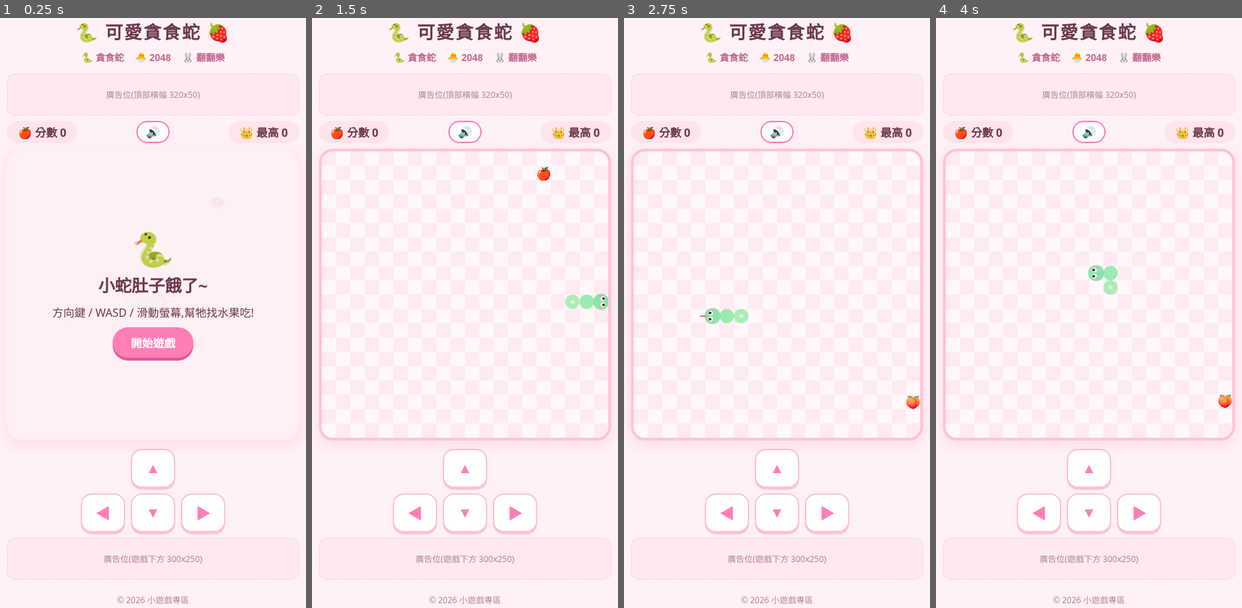
Above: before the commit, frames 1-4 (left to right).
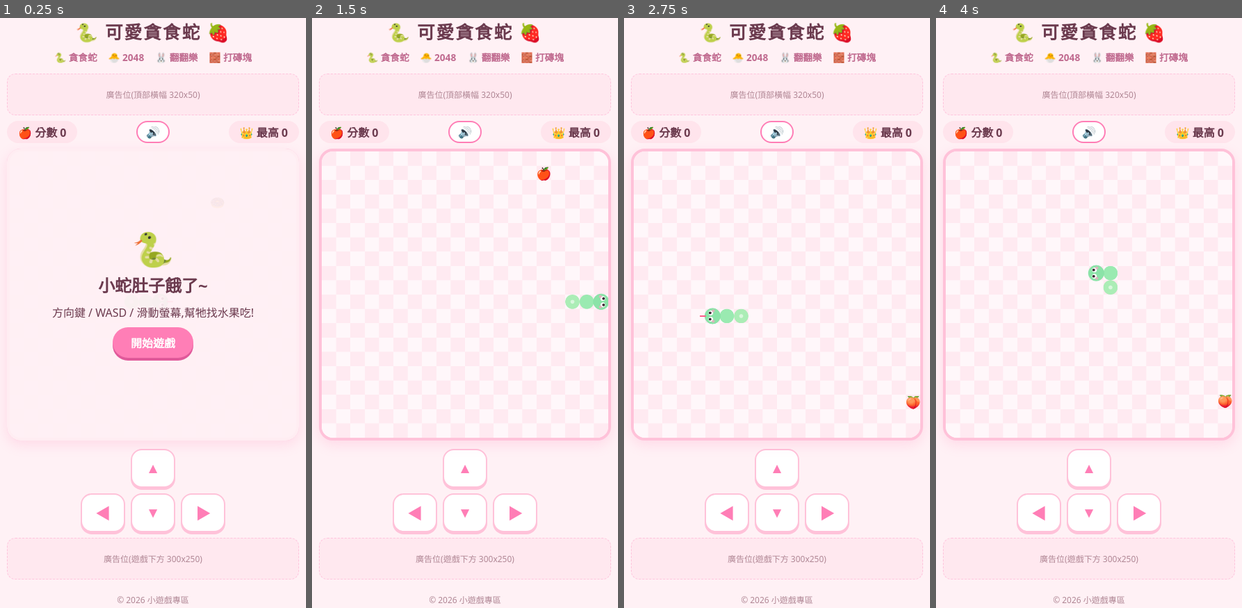
Above: after the commit, the same moments.

Repository: jimin54/Gamezone
Game: browser game, page index.html
Same seed, same stepped clock (60 frames per second), same inputs: the game is played once before the commit and once after it.
Inputs (mouse positions are in pixels of both pictures, inside the frame that each line leads up to):
- Up to frame 1 (0.25 s): no input
- Up to frame 2 (1.5 s): click "開始遊戲" at 0.27 s; hold Right from 1.03 s (still down); click (465, 324) at 1.07 s; tap Space at 1.1 s
- Up to frame 3 (2.75 s): release Right at 1.53 s; hold Down 1.58-1.85 s; tap Space at 1.6, 2.1, 2.6 s; click (718, 265) at 1.67 s; hold Left 1.9-2.47 s; click "🔊" at 2.02 s; click (835, 248) at 2.27 s; tap A at 2.52 s; hold Up from 2.52 s (still down)
- Up to frame 4 (4 s): release Up at 2.82 s; click (1131, 354) at 2.87 s; hold Right 2.87-3.53 s; tap Space at 3.1, 3.6 s; click (1015, 366) at 3.47 s; tap D at 3.52 s; hold Up 3.58-3.82 s; hold Left from 3.87 s (still down)

The runs differ from the first frame. In frame 1, 0.7% of the frame differs, in the area x 17-83%, y 5-8%; in frame 2, 0.7%; in frame 3, 0.7%; in frame 4, 0.7%.

Commit message:
Add files via upload

Diff:
--- a/2048.html
+++ b/2048.html
@@ -52,7 +52,7 @@
 </head>
 <body>
   <h1>🐣 可愛 2048 🌈</h1>
-  <nav><a href="index.html">🐍 貪食蛇</a><a href="2048.html">🐣 2048</a><a href="memory.html">🐰 翻翻樂</a></nav>
+  <nav><a href="index.html">🐍 貪食蛇</a><a href="2048.html">🐣 2048</a><a href="memory.html">🐰 翻翻樂</a><a href="breakout.html">🧱 打磚塊</a></nav>
 
   <!-- ====== 廣告位 1:頂部橫幅 ====== -->
   <div class="ad" id="ad-top">廣告位(頂部橫幅 320x50)</div>
--- /dev/null
+++ b/breakout.html
@@ -0,0 +1,378 @@
+<!DOCTYPE html>
+<html lang="zh-Hant">
+<head>
+<meta charset="UTF-8">
+<meta name="viewport" content="width=device-width, initial-scale=1, user-scalable=no">
+<title>可愛打磚塊 - 免費線上小遊戲</title>
+<meta name="description" content="超可愛的打磚塊線上免費玩,接住愛心和糖果道具,手機電腦都能玩,挑戰你的最高分!">
+<meta property="og:title" content="可愛打磚塊 - 免費線上小遊戲">
+<meta property="og:description" content="超可愛的打磚塊線上免費玩,挑戰你的最高分!">
+
+<!-- ====== 變現:通過 AdSense 審核後,取消註解並換成你的 ID ======
+<script async src="https://pagead2.googlesyndication.com/pagead/js/adsbygoogle.js?client=ca-pub-XXXXXXXXXXXXXXXX" crossorigin="anonymous"></script>
+-->
+
+<style>
+  :root { --bg:#fff1f5; --card:#ffe4ec; --accent:#ff7eb6; --text:#6b3a4e; }
+  * { box-sizing:border-box; -webkit-tap-highlight-color:transparent; }
+  body { margin:0; background:var(--bg); color:var(--text); font-family:"Noto Sans TC",system-ui,-apple-system,sans-serif;
+         display:flex; flex-direction:column; align-items:center; min-height:100vh; padding:12px; }
+  h1 { margin:4px 0 4px; font-size:1.6rem; letter-spacing:2px; }
+  nav { font-size:.85rem; margin-bottom:6px; }
+  nav a { color:#c06a8f; margin:0 8px; text-decoration:none; font-weight:600; }
+  nav a:hover { color:var(--accent); }
+  .ad { width:100%; max-width:420px; min-height:60px; margin:8px 0; background:#ff7eb614; border:1px dashed #ff7eb655;
+        border-radius:12px; display:flex; align-items:center; justify-content:center; font-size:.75rem; color:#b08795; overflow:hidden; }
+  .bar { width:100%; max-width:420px; display:flex; justify-content:space-between; align-items:center; margin-bottom:8px; gap:6px; font-weight:700; font-size:.9rem; }
+  .box { background:var(--card); border-radius:16px; padding:4px 10px; text-align:center; min-width:56px; }
+  .box small { display:block; font-size:.62rem; color:#b08795; font-weight:500; }
+  .wrap { position:relative; width:100%; max-width:420px; }
+  canvas { width:100%; aspect-ratio:400/560; border-radius:20px; display:block; touch-action:none;
+           border:4px solid #ffc2d9; box-shadow:0 6px 18px #ff7eb633; background:#fff7fa; }
+  .overlay { position:absolute; inset:0; background:#fff1f5ee; border-radius:20px; display:flex; flex-direction:column;
+             align-items:center; justify-content:center; gap:10px; text-align:center; padding:16px; }
+  .overlay.hidden { display:none; }
+  .big { font-size:3rem; line-height:1; }
+  button { background:var(--accent); color:#fff; border:0; border-radius:999px; padding:10px 26px; font-size:1rem; font-weight:700; cursor:pointer;
+           box-shadow:0 4px 0 #e0599a; }
+  button:active { transform:translateY(2px); box-shadow:0 2px 0 #e0599a; }
+  button.ghost { background:#fff; color:var(--accent); border:2px solid var(--accent); box-shadow:none; }
+  button.hidden { display:none; }
+  .tools { width:100%; max-width:420px; text-align:center; margin-top:10px; font-size:.8rem; color:#b08795; line-height:1.6; }
+  footer { margin-top:auto; padding:12px; font-size:.75rem; color:#b08795; }
+</style>
+</head>
+<body>
+  <h1>🧱 可愛打磚塊 🍬</h1>
+  <nav><a href="index.html">🐍 貪食蛇</a><a href="2048.html">🐣 2048</a><a href="memory.html">🐰 翻翻樂</a><a href="breakout.html">🧱 打磚塊</a></nav>
+
+  <!-- ====== 廣告位 1:頂部橫幅 ====== -->
+  <div class="ad" id="ad-top">廣告位(頂部橫幅 320x50)</div>
+
+  <div class="bar">
+    <div class="box"><small>分數</small><span id="score">0</span></div>
+    <div class="box"><small>關卡</small><span id="level">1</span></div>
+    <div class="box"><small>生命</small><span id="lives">❤️❤️❤️</span></div>
+    <button class="ghost" id="muteBtn" style="padding:4px 12px;box-shadow:none" aria-label="音效開關">🔊</button>
+    <div class="box"><small>最高</small><span id="best">0</span></div>
+  </div>
+
+  <div class="wrap">
+    <canvas id="c" width="800" height="1120"></canvas>
+    <div class="overlay" id="overlay">
+      <div class="big" id="ovEmoji">🧱</div>
+      <h2 id="ovTitle" style="margin:0">準備好打磚塊了嗎?</h2>
+      <div id="ovMsg">手指放在小板下方左右滑動控制小板,點一下發球!</div>
+      <button id="startBtn">開始遊戲</button>
+      <button class="ghost hidden" id="shareBtn">邀請朋友來挑戰</button>
+    </div>
+  </div>
+
+  <div class="tools">手指放在小板下方的空白處左右滑動,小板會跟著移動(不用對準小板)<br>接住 💗 加一條命、🍬 讓小板變寬<br>電腦可用滑鼠、方向鍵 / A D,空白鍵發球</div>
+
+  <!-- ====== 廣告位 2:遊戲下方 ====== -->
+  <div class="ad" id="ad-bottom">廣告位(遊戲下方 300x250)</div>
+
+  <footer>© 2026 小遊戲專區</footer>
+
+<script>
+(() => {
+  const W = 400, H = 560;
+  const $ = id => document.getElementById(id);
+  const cv = $('c'), ctx = cv.getContext('2d');
+  ctx.scale(2, 2);
+  const overlay = $('overlay'), startBtn = $('startBtn'), shareBtn = $('shareBtn');
+
+  // ====== 音效(Web Audio,不需要音檔) ======
+  let audio = null, muted = false;
+  try { muted = localStorage.getItem('muteBreakout') === '1'; } catch(e) {}
+  const muteBtn = $('muteBtn');
+  muteBtn.textContent = muted ? '🔇' : '🔊';
+  muteBtn.onclick = () => {
+    muted = !muted;
+    muteBtn.textContent = muted ? '🔇' : '🔊';
+    try { localStorage.setItem('muteBreakout', muted ? '1' : '0'); } catch(e) {}
+  };
+  function tone(freq, start, dur, type = 'sine', vol = 0.12) {
+    const o = audio.createOscillator(), gn = audio.createGain();
+    o.type = type; o.frequency.value = freq;
+    const t0 = audio.currentTime + start;
+    gn.gain.setValueAtTime(vol, t0);
+    gn.gain.exponentialRampToValueAtTime(0.001, t0 + dur);
+    o.connect(gn); gn.connect(audio.destination);
+    o.start(t0); o.stop(t0 + dur);
+  }
+  function sfx(name, n = 0) {
+    if (muted) return;
+    try {
+      audio = audio || new (window.AudioContext || window.webkitAudioContext)();
+      if (audio.state === 'suspended') audio.resume();
+      if (name === 'wall') tone(300, 0, .05, 'triangle', .06);
+      else if (name === 'paddle') tone(440, 0, .07, 'triangle', .1);
+      else if (name === 'brick') tone(420 + n * 45, 0, .09, 'triangle', .11);
+      else if (name === 'hard') tone(250, 0, .08, 'square', .05);
+      else if (name === 'power') { tone(660, 0, .08, 'triangle'); tone(990, .07, .12, 'triangle'); }
+      else if (name === 'lose') [392, 311, 233].forEach((f, i) => tone(f, i * .12, .18, 'sine', .15));
+      else if (name === 'level') [523, 659, 784, 1047].forEach((f, i) => tone(f, i * .09, .16, 'triangle', .15));
+      else if (name === 'over') [523, 440, 349, 262].forEach((f, i) => tone(f, i * .14, .2, 'sine', .18));
+      else if (name === 'start') [523, 659, 784].forEach((f, i) => tone(f, i * .08, .12, 'triangle', .13));
+    } catch(e) {}
+  }
+
+  const BASE_W = 84, WIDE_W = 132;
+  const paddle = { x: W / 2, y: H - 130, w: BASE_W, h: 14 };
+  const ball = { x: W / 2, y: 0, vx: 0, vy: 0, r: 8 };
+  let state = 'menu', speed = 5, bricks = [], drops = [], parts = [], lives = 3, score = 0, level = 1,
+      best = 0, wideUntil = 0, banner = null, shareText = '', plays = 0, last = 0;
+  const keys = { left: false, right: false };
+  try { best = +localStorage.getItem('breakoutBest') || 0; } catch(e) {}
+  $('best').textContent = best;
+
+  const clamp = (v, a, b) => Math.max(a, Math.min(b, v));
+  function updateHud() {
+    $('score').textContent = score;
+    $('level').textContent = level;
+    $('lives').textContent = '❤️'.repeat(Math.max(0, lives)) || '💔';
+  }
+
+  function buildBricks() {
+    bricks = [];
+    const cols = 8, rows = Math.min(8, 3 + level), gap = 6, mx = 16;
+    const bw = (W - mx * 2 - gap * (cols - 1)) / cols, bh = 20;
+    const hues = [340, 20, 48, 140, 185, 215, 265, 310];
+    for (let r = 0; r < rows; r++) for (let c = 0; c < cols; c++) {
+      bricks.push({ x: mx + c * (bw + gap), y: 62 + r * (bh + gap), w: bw, h: bh, row: r, hue: hues[r % 8],
+                    hp: r < Math.min(level - 1, 3) ? 2 : 1 });
+    }
+  }
+  function resetBall() {
+    ball.vx = ball.vy = 0;
+    ball.x = paddle.x; ball.y = paddle.y - ball.r - 1;
+    state = 'ready';
+  }
+  function launch() {
+    if (state !== 'ready') return;
+    const a = (Math.random() - .5) * 0.6;
+    ball.vx = speed * Math.sin(a); ball.vy = -speed * Math.cos(a);
+    state = 'play'; sfx('paddle');
+  }
+  function startGame() {
+    level = 1; score = 0; lives = 3; speed = 5; wideUntil = 0; paddle.w = BASE_W; paddle.x = W / 2;
+    drops = []; parts = []; banner = null; plays++;
+    buildBricks(); resetBall(); updateHud();
+    overlay.classList.add('hidden');
+    sfx('start');
+  }
+  function burst(x, y) {
+    for (let i = 0; i < 5; i++)
+      parts.push({ x, y, vx: (Math.random() - .5) * 2.4, vy: -1 - Math.random() * 1.6, life: 1, e: ['💗', '✨', '⭐'][i % 3] });
+  }
+  function nextLevel() {
+    level++; speed = Math.min(9, 5 + (level - 1) * 0.5);
+    buildBricks(); resetBall(); drops = []; updateHud();
+    banner = { text: `第 ${level} 關 ✨`, until: performance.now() + 1600 };
+    sfx('level');
+  }
+  function hitBrick(b) {
+    b.hp--;
+    if (b.hp <= 0) {
+      score += 10; burst(b.x + b.w / 2, b.y + b.h / 2);
+      if (Math.random() < 0.14) drops.push({ x: b.x + b.w / 2, y: b.y + b.h, type: Math.random() < 0.35 ? 'life' : 'wide' });
+      sfx('brick', b.row);
+    } else { score += 3; sfx('hard'); }
+    updateHud();
+    if (bricks.every(x => x.hp <= 0)) nextLevel();
+  }
+  function loseBall() {
+    lives--; sfx('lose'); drops = []; updateHud();
+    if (lives <= 0) return gameOver();
+    resetBall();
+  }
+  function gameOver() {
+    state = 'over';
+    if (score > best) { best = score; $('best').textContent = best; try { localStorage.setItem('breakoutBest', best); } catch(e) {} }
+    const [em, msg] = score < 150 ? ['🌱', '再接再厲,下次會更好!'] : score < 500 ? ['🍬', '不錯喔,磚塊們都碎了好多!']
+                    : score < 1200 ? ['✨', '好厲害!你是打磚塊高手!'] : ['🏆', '太神啦!磚塊們都怕你!'];
+    $('ovEmoji').textContent = em;
+    $('ovTitle').textContent = '遊戲結束~';
+    $('ovMsg').innerHTML = `${msg}<br>本局 ${score} 分|闖到第 ${level} 關<br>最高 ${best} 分`;
+    startBtn.textContent = '再玩一次';
+    shareText = `我在可愛打磚塊拿到 ${score} 分、闖到第 ${level} 關,敢來挑戰嗎?`;
+    shareBtn.textContent = '邀請朋友來挑戰';
+    shareBtn.classList.remove('hidden');
+    overlay.classList.remove('hidden');
+    // ====== 廣告位 3:遊戲結束是插入廣告的好時機 ======
+    // 例如每玩 3 局顯示一次插頁廣告:if (plays % 3 === 0) showInterstitialAd();
+  }
+
+  function update(dt) {
+    if (keys.left) paddle.x -= 7 * dt;
+    if (keys.right) paddle.x += 7 * dt;
+    if (wideUntil && performance.now() > wideUntil) { wideUntil = 0; paddle.w = BASE_W; }
+    paddle.x = clamp(paddle.x, paddle.w / 2, W - paddle.w / 2);
+
+    if (state === 'ready') { ball.x = paddle.x; ball.y = paddle.y - ball.r - 1; }
+    else if (state === 'play') {
+      ball.x += ball.vx * dt; ball.y += ball.vy * dt;
+      if (ball.x - ball.r < 0) { ball.x = ball.r; ball.vx = Math.abs(ball.vx); sfx('wall'); }
+      if (ball.x + ball.r > W) { ball.x = W - ball.r; ball.vx = -Math.abs(ball.vx); sfx('wall'); }
+      if (ball.y - ball.r < 0) { ball.y = ball.r; ball.vy = Math.abs(ball.vy); sfx('wall'); }
+
+      // 小板
+      if (ball.vy > 0 && ball.y + ball.r >= paddle.y && ball.y + ball.r <= paddle.y + paddle.h + 10 &&
+          Math.abs(ball.x - paddle.x) <= paddle.w / 2 + ball.r) {
+        const hit = clamp((ball.x - paddle.x) / (paddle.w / 2), -1, 1), a = hit * 1.05;
+        ball.vx = speed * Math.sin(a); ball.vy = -speed * Math.cos(a);
+        ball.y = paddle.y - ball.r; sfx('paddle');
+      }
+      // 磚塊
+      for (const b of bricks) {
+        if (b.hp <= 0) continue;
+        const cx = clamp(ball.x, b.x, b.x + b.w), cy = clamp(ball.y, b.y, b.y + b.h);
+        const dx = ball.x - cx, dy = ball.y - cy;
+        if (dx * dx + dy * dy <= ball.r * ball.r) {
+          const ox = Math.min(ball.x + ball.r - b.x, b.x + b.w - (ball.x - ball.r));
+          const oy = Math.min(ball.y + ball.r - b.y, b.y + b.h - (ball.y - ball.r));
+          if (ox < oy) ball.vx = ball.x < b.x + b.w / 2 ? -Math.abs(ball.vx) : Math.abs(ball.vx);
+          else ball.vy = ball.y < b.y + b.h / 2 ? -Math.abs(ball.vy) : Math.abs(ball.vy);
+          hitBrick(b);
+          break;
+        }
+      }
+      // 維持固定速度,並避免球太水平
+      if (state === 'play') {
+        if (Math.abs(ball.vy) < speed * 0.25) ball.vy = (ball.vy < 0 ? -1 : 1) * speed * 0.25;
+        const s = Math.hypot(ball.vx, ball.vy);
+        ball.vx *= speed / s; ball.vy *= speed / s;
+        if (ball.y - ball.r > H) loseBall();
+      }
+    }
+    // 掉落道具
+    drops = drops.filter(d => {
+      d.y += 2.2 * dt;
+      if (d.y > paddle.y && d.y < paddle.y + paddle.h + 14 && Math.abs(d.x - paddle.x) < paddle.w / 2 + 10) {
+        if (d.type === 'life') { lives = Math.min(5, lives + 1); updateHud(); }
+        else { paddle.w = WIDE_W; wideUntil = performance.now() + 10000; }
+        sfx('power'); return false;
+      }
+      return d.y < H + 20;
+    });
+  }
+
+  function rr(x, y, w, h, r) {
+    ctx.beginPath();
+    ctx.moveTo(x + r, y); ctx.arcTo(x + w, y, x + w, y + h, r); ctx.arcTo(x + w, y + h, x, y + h, r);
+    ctx.arcTo(x, y + h, x, y, r); ctx.arcTo(x, y, x + w, y, r); ctx.closePath();
+  }
+
+  function draw(now) {
+    const bg = ctx.createLinearGradient(0, 0, 0, H);
+    bg.addColorStop(0, '#fff7fa'); bg.addColorStop(1, '#ffe9f1');
+    ctx.fillStyle = bg; ctx.fillRect(0, 0, W, H);
+
+    bricks.forEach(b => {
+      if (b.hp <= 0) return;
+      rr(b.x, b.y, b.w, b.h, 7);
+      ctx.fillStyle = b.hp === 2 ? `hsl(${b.hue},70%,68%)` : `hsl(${b.hue},85%,84%)`;
+      ctx.fill();
+      if (b.hp === 2) { ctx.strokeStyle = `hsl(${b.hue},70%,52%)`; ctx.lineWidth = 3; ctx.stroke(); }
+      ctx.fillStyle = '#ffffff88'; rr(b.x + 4, b.y + 3, b.w - 8, 4, 2); ctx.fill();
+    });
+
+    ctx.font = '22px serif'; ctx.textAlign = 'center'; ctx.textBaseline = 'middle';
+    drops.forEach(d => ctx.fillText(d.type === 'life' ? '💗' : '🍬', d.x, d.y));
+
+    // 小板(貓咪耳朵、眼睛、腮紅)
+    const px = paddle.x - paddle.w / 2, py = paddle.y;
+    ctx.fillStyle = '#ff9ec4';
+    [[px + 8, 1], [px + paddle.w - 8, -1]].forEach(([ex, s]) => {
+      ctx.beginPath(); ctx.moveTo(ex - 8 * s, py + 2); ctx.lineTo(ex + 2 * s, py - 9); ctx.lineTo(ex + 10 * s, py + 2); ctx.closePath(); ctx.fill();
+    });
+    rr(px, py, paddle.w, paddle.h, 8);
+    const pg = ctx.createLinearGradient(0, py, 0, py + paddle.h);
+    pg.addColorStop(0, '#ffb3d1'); pg.addColorStop(1, '#ff7eb6');
+    ctx.fillStyle = pg; ctx.fill();
+    ctx.fillStyle = '#3b2a33';
+    ctx.beginPath(); ctx.arc(paddle.x - 9, py + 6, 2, 0, 7); ctx.arc(paddle.x + 9, py + 6, 2, 0, 7); ctx.fill();
+    ctx.fillStyle = '#ffffffaa'; rr(px + 10, py + 2, paddle.w - 20, 2.5, 1); ctx.fill();
+
+    // 球
+    ctx.beginPath(); ctx.arc(ball.x, ball.y, ball.r, 0, 7);
+    ctx.fillStyle = '#fff'; ctx.fill(); ctx.strokeStyle = '#ff7eb6'; ctx.lineWidth = 3; ctx.stroke();
+    ctx.fillStyle = '#3b2a33';
+    ctx.beginPath(); ctx.arc(ball.x - 2.6, ball.y - 1, 1.3, 0, 7); ctx.arc(ball.x + 2.6, ball.y - 1, 1.3, 0, 7); ctx.fill();
+
+    // 愛心星星特效
+    ctx.font = '14px serif';
+    parts = parts.filter(q => q.life > 0);
+    parts.forEach(q => { q.x += q.vx; q.y += q.vy; q.life -= 0.03; ctx.globalAlpha = Math.max(0, q.life); ctx.fillText(q.e, q.x, q.y); });
+    ctx.globalAlpha = 1;
+
+    if (state === 'ready') {
+      ctx.fillStyle = '#b08795'; ctx.font = '600 14px sans-serif';
+      ctx.fillText('點一下發球 🍬', W / 2, H / 2 + 40);
+      ctx.fillText('👆 手指放在這裡左右滑動', W / 2, H - 50);
+    }
+    if (banner && now < banner.until) {
+      ctx.fillStyle = '#ff7eb6'; ctx.font = '800 34px sans-serif';
+      ctx.fillText(banner.text, W / 2, H / 2);
+    }
+  }
+
+  function frame(ts) {
+    const dt = clamp((ts - (last || ts)) / 16.667, 0.1, 2.5); last = ts;
+    if (state === 'play' || state === 'ready') update(dt);
+    draw(ts);
+    requestAnimationFrame(frame);
+  }
+
+  // 操作
+  function setX(clientX) {
+    const r = cv.getBoundingClientRect();
+    paddle.x = clamp((clientX - r.left) / r.width * W, paddle.w / 2, W - paddle.w / 2);
+  }
+  // 手機:相對拖曳。小板在畫面偏上的位置,手指放在小板下方的空白區左右滑動,
+  // 小板會依手指移動的距離跟著動(不會一碰就跳位置,也不用對準小板)
+  // 滑鼠:小板直接跟著游標
+  let drag = null;
+  cv.addEventListener('pointerdown', e => {
+    if (e.pointerType === 'mouse') setX(e.clientX);
+    else { drag = { sx: e.clientX, px: paddle.x }; try { cv.setPointerCapture(e.pointerId); } catch(err) {} }
+    if (state === 'ready') launch();
+  });
+  cv.addEventListener('pointermove', e => {
+    if (e.pointerType === 'mouse') { setX(e.clientX); return; }
+    if (!drag) return;
+    const r = cv.getBoundingClientRect();
+    paddle.x = clamp(drag.px + (e.clientX - drag.sx) / r.width * W * 1.4, paddle.w / 2, W - paddle.w / 2);
+  });
+  const endDrag = () => { drag = null; };
+  cv.addEventListener('pointerup', endDrag);
+  cv.addEventListener('pointercancel', endDrag);
+  document.addEventListener('keydown', e => {
+    if (e.key === 'ArrowLeft' || e.key === 'a' || e.key === 'A') { keys.left = true; e.preventDefault(); }
+    else if (e.key === 'ArrowRight' || e.key === 'd' || e.key === 'D') { keys.right = true; e.preventDefault(); }
+    else if (e.key === ' ' || e.key === 'ArrowUp' || e.key === 'Enter') {
+      e.preventDefault();
+      if (state === 'ready') launch(); else if (state === 'menu' || state === 'over') startGame();
+    }
+  });
+  document.addEventListener('keyup', e => {
+    if (e.key === 'ArrowLeft' || e.key === 'a' || e.key === 'A') keys.left = false;
+    if (e.key === 'ArrowRight' || e.key === 'd' || e.key === 'D') keys.right = false;
+  });
+  startBtn.onclick = startGame;
+  shareBtn.onclick = async () => {
+    const text = shareText || '來玩可愛打磚塊,挑戰最高分!';
+    try {
+      if (navigator.share) await navigator.share({ title: '可愛打磚塊', text, url: location.href });
+      else { await navigator.clipboard.writeText(text + ' ' + location.href); shareBtn.textContent = '已複製連結!'; }
+    } catch(e) {}
+  };
+
+  buildBricks(); resetBall(); state = 'menu';
+  requestAnimationFrame(frame);
+})();
+</script>
+</body>
+</html>
--- a/index.html
+++ b/index.html
@@ -46,7 +46,7 @@
 </head>
 <body>
   <h1>🐍 可愛貪食蛇 🍓</h1>
-  <nav><a href="index.html">🐍 貪食蛇</a><a href="2048.html">🐣 2048</a><a href="memory.html">🐰 翻翻樂</a></nav>
+  <nav><a href="index.html">🐍 貪食蛇</a><a href="2048.html">🐣 2048</a><a href="memory.html">🐰 翻翻樂</a><a href="breakout.html">🧱 打磚塊</a></nav>
 
   <!-- ====== 廣告位 1:頂部橫幅 ====== -->
   <div class="ad" id="ad-top">廣告位(頂部橫幅 320x50)</div>
--- a/memory.html
+++ b/memory.html
@@ -56,7 +56,7 @@
 </head>
 <body>
   <h1>🐰 可愛翻翻樂 🌸</h1>
-  <nav><a href="index.html">🐍 貪食蛇</a><a href="2048.html">🐣 2048</a><a href="memory.html">🐰 翻翻樂</a></nav>
+  <nav><a href="index.html">🐍 貪食蛇</a><a href="2048.html">🐣 2048</a><a href="memory.html">🐰 翻翻樂</a><a href="breakout.html">🧱 打磚塊</a></nav>
 
   <!-- ====== 廣告位 1:頂部橫幅 ====== -->
   <div class="ad" id="ad-top">廣告位(頂部橫幅 320x50)</div>
